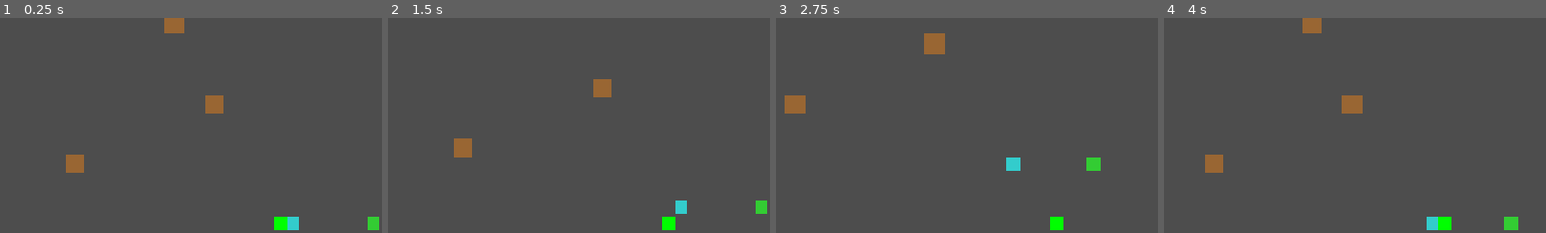
Above: before the commit, frames 1-4 (left to right).
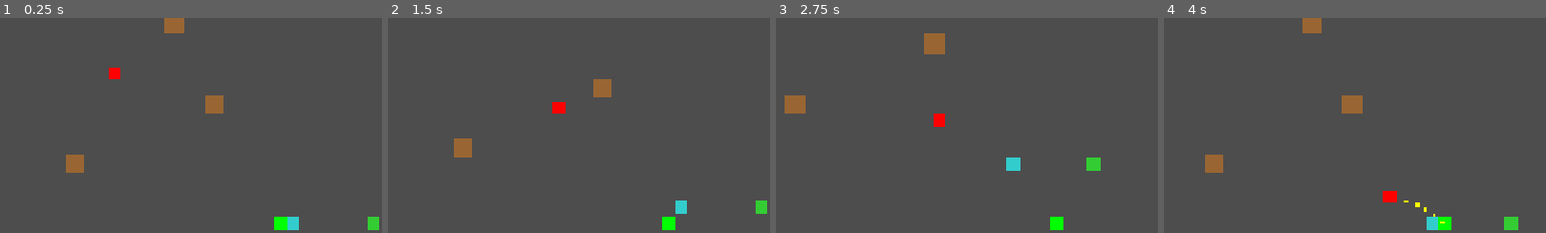
Above: after the commit, the same moments.

Repository: felang/utoland
Game: Godot game, scene res://scenes/main.tscn
The game is run twice, just before and just after one commit, with the same random seed, the same clock (stepped at 60 frames per second) and the same inputs.
Inputs:
- Up to frame 1 (0.25 s): no input
- Up to frame 2 (1.5 s): tap Enter at 0.5 s; hold D (move_right) 0.53-1.28 s; tap 1 at 0.6 s; hold S (move_down) from 1.28 s (still down); tap 2 at 1.35 s
- Up to frame 3 (2.75 s): release S (move_down) at 2.03 s; hold D (move_right) from 2.03 s (still down); tap 3 at 2.1 s
- Up to frame 4 (4 s): release D (move_right) at 2.78 s; hold W (move_up) 2.78-3.53 s; tap 4 at 2.85 s; hold A (move_left) from 3.53 s (still down); tap 1 at 3.6 s
The pictures show only the part of the screen within x 13-63%, y 2-52%; the shares and areas given below are measured in that part.

The runs differ from the first frame. In frame 1, 0.2% of the frame differs, in the area x 28-32%, y 23-29%; in frame 2, 0.2%; in frame 3, 0.2%; in frame 4, 0.3%, in the area x 57-74%, y 80-96%.

Commit message:
fix: 修复敌人不生成和金币掉落错误
1. 修复节点初始化顺序问题：使用 call_deferred 延迟查找 wave_manager
2. 修复金币掉落时的物理查询冲突：使用 call_deferred 添加金币节点

Diff:
--- a/scripts/enemy.gd
+++ b/scripts/enemy.gd
@@ -71,7 +71,7 @@
 	for i in coin_count:
 		var coin = coin_scene.instantiate()
 		coin.global_position = global_position + Vector2(randf_range(-20, 20), randf_range(-20, 20))
-		parent.add_child(coin)
+		parent.call_deferred("add_child", coin)
 
 func apply_slow(slow_percent: float):
 	slow_effects += 1
--- a/scripts/enemy_spawner.gd
+++ b/scripts/enemy_spawner.gd
@@ -18,8 +18,13 @@
 var min_distance_from_player = 200.0
 
 func _ready():
+	player = get_tree().get_first_node_in_group("player")
+
+	# Defer wave_manager lookup to avoid initialization order issues
+	call_deferred("_setup_wave_manager")
+
+func _setup_wave_manager():
 	wave_manager = get_tree().get_first_node_in_group("wave_manager")
-	player = get_tree().get_first_node_in_group("player")
 
 	if wave_manager:
 		wave_manager.wave_started.connect(_on_wave_started)
